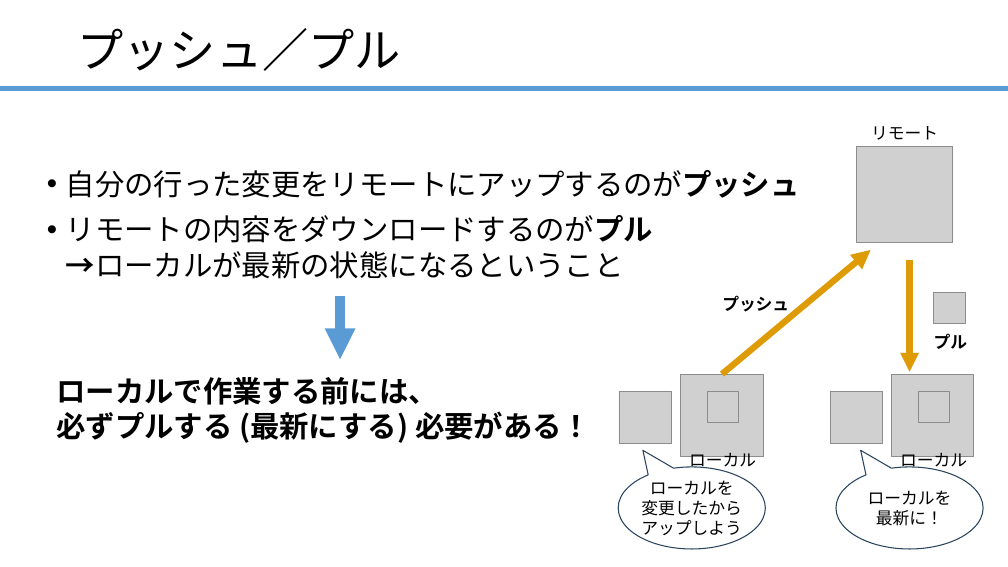
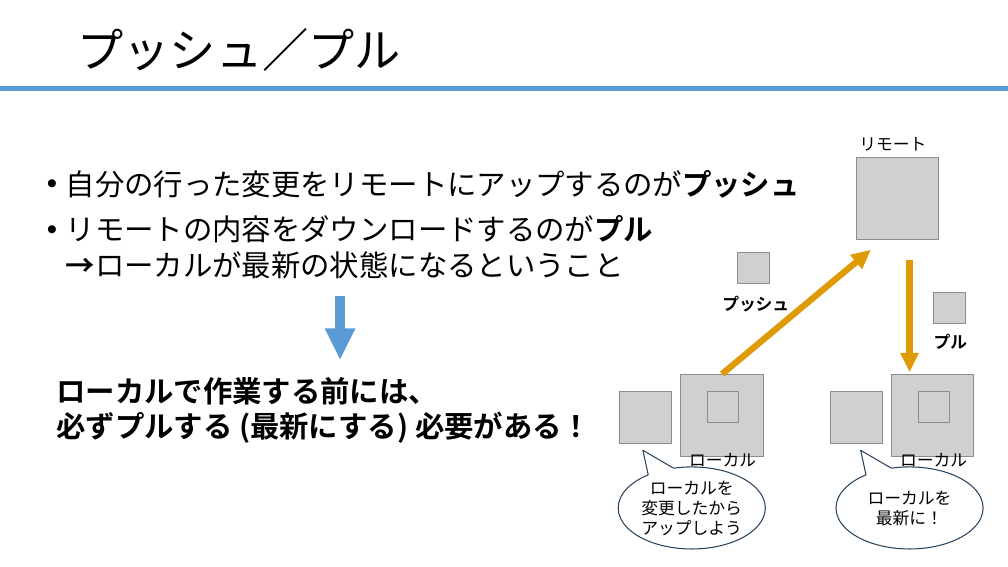
Before and after one commit to ainsAins/Git-, a slide deck: slide 15 of ハンズオン_Git入門.pptx. Drawn at 1008x567 pixels with LibreOffice and Linux fonts; fonts in the diff are those of the drawing; grey boxes stand for pictures. Boxes give left, top, right and bottom in pixels: in the first picture for what was removed or moved away, otherwise in the second. Text is boxed around its words. In the diff, an @@ line names an element or a change of style, - is before the commit and + after.

```diff
--- a/ハンズオン_Git入門.pptx
+++ b/ハンズオン_Git入門.pptx
@@ text "リモート" moved from (x1=871, y1=126, x2=938, y2=140) to (x1=859, y1=137, x2=926, y2=151) @@
@@ picture resized from (x1=857, y1=146, x2=953, y2=242) to (x1=857, y1=157, x2=939, y2=240) @@
@@ picture added at (x1=738, y1=253, x2=769, y2=284) @@
```
Also in this commit, not shown: 3 other slides changed.
